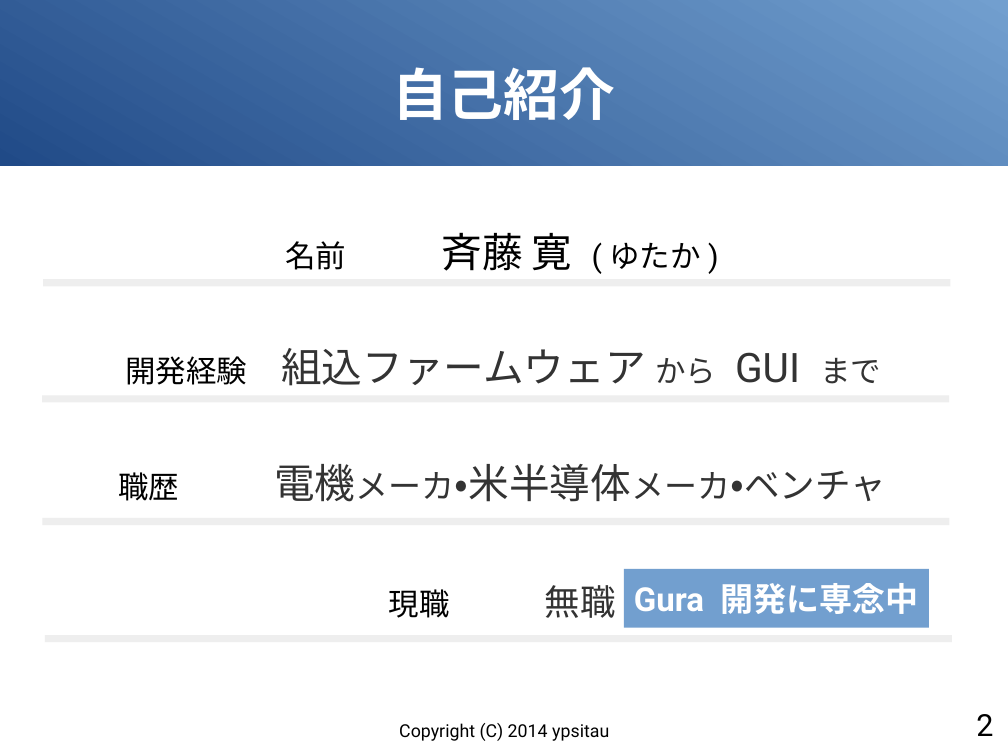
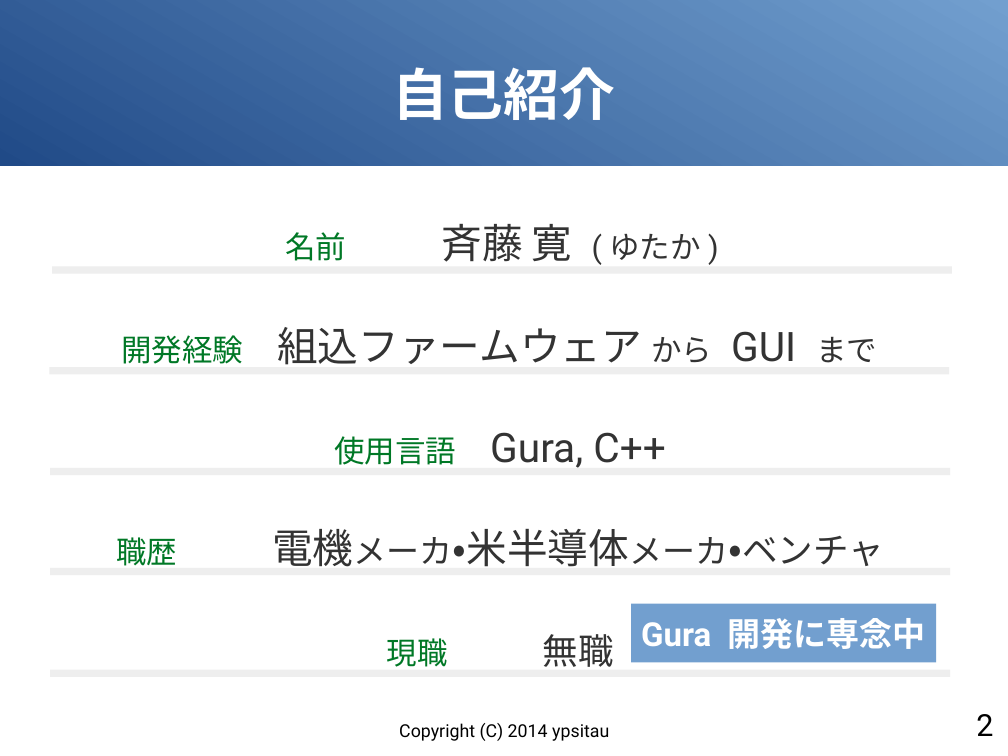
Before and after one commit to gura-lang/gura-doc, a slide deck: slide 2 of presentation/gura-introduction.odp. Drawn at 1008x756 pixels with LibreOffice and Linux fonts; fonts in the diff are those of the drawing. Boxes give left, top, right and bottom in pixels: in the first picture for what was removed or moved away, otherwise in the second. Text is boxed around its words. In the diff, an @@ line names an element or a change of style, - is before the commit and + after.

```diff
--- a/presentation/gura-introduction.odp
+++ b/presentation/gura-introduction.odp
@@ text "名前 斉藤 寛 (ゆたか)": place and size @@
-text "名前 斉藤 寛 (ゆたか)" at box(285, 232, 700, 271)
+text "名前 斉藤 寛 (ゆたか)" at box(285, 224, 700, 262)
@@ text "名前 斉藤 寛 (ゆたか)" at box(285, 224, 700, 262): text colour #000000 to #007826 in "名前"; text colour #000000 to #333333 in "斉藤 寛 (ゆたか)" @@
@@ rectangle: place and size @@
-rectangle at box(43, 279, 950, 286)
+rectangle at box(52, 266, 952, 273)
@@ text "開発経験 組込ファームウェア から GUI まで": place and size @@
-text "開発経験 組込ファームウェア から GUI まで" at box(125, 348, 881, 386)
+text "開発経験 組込ファームウェア から GUI まで" at box(121, 327, 877, 365)
@@ text "開発経験 組込ファームウェア から GUI まで" at box(121, 327, 877, 365): text colour #000000 to #007826 in "開発経験" @@
@@ rectangle: place and size @@
-rectangle at box(42, 518, 949, 525)
+rectangle at box(49, 368, 949, 375)
@@ text added at box(334, 432, 666, 468), 32 pt, text #333333 @@
+使用言語 Gura, C++
@@ rectangle: place and size @@
-rectangle at box(45, 635, 952, 642)
+rectangle at box(50, 468, 950, 476)
@@ text "職歴 電機メーカ・米半導体メーカ・ベンチャ": place and size @@
-text "職歴 電機メーカ・米半導体メーカ・ベンチャ" at box(118, 464, 886, 502)
+text "職歴 電機メーカ・米半導体メーカ・ベンチャ" at box(116, 529, 884, 567)
@@ text "職歴 電機メーカ・米半導体メーカ・ベンチャ" at box(116, 529, 884, 567): text colour #000000 to #007826 in "職歴" @@
@@ rectangle: place and size @@
-rectangle at box(42, 395, 949, 402)
+rectangle at box(50, 568, 950, 575)
@@ text "現職 無職": place and size @@
-text "現職 無職" at box(389, 585, 616, 618)
+text "現職 無職" at box(387, 634, 614, 667)
@@ text "現職 無職" at box(387, 634, 614, 667): text colour #000000 to #007826 in "現職" @@
@@ rectangle "Gura 開発に専念中": place and size @@
-rectangle "Gura 開発に専念中" at box(624, 569, 929, 627)
+rectangle "Gura 開発に専念中" at box(631, 604, 937, 662)
@@ rectangle added at box(50, 670, 950, 677), fill #EEEEEE @@
```
Also in this commit, not shown: 3 other slides changed, 1 slide added.
